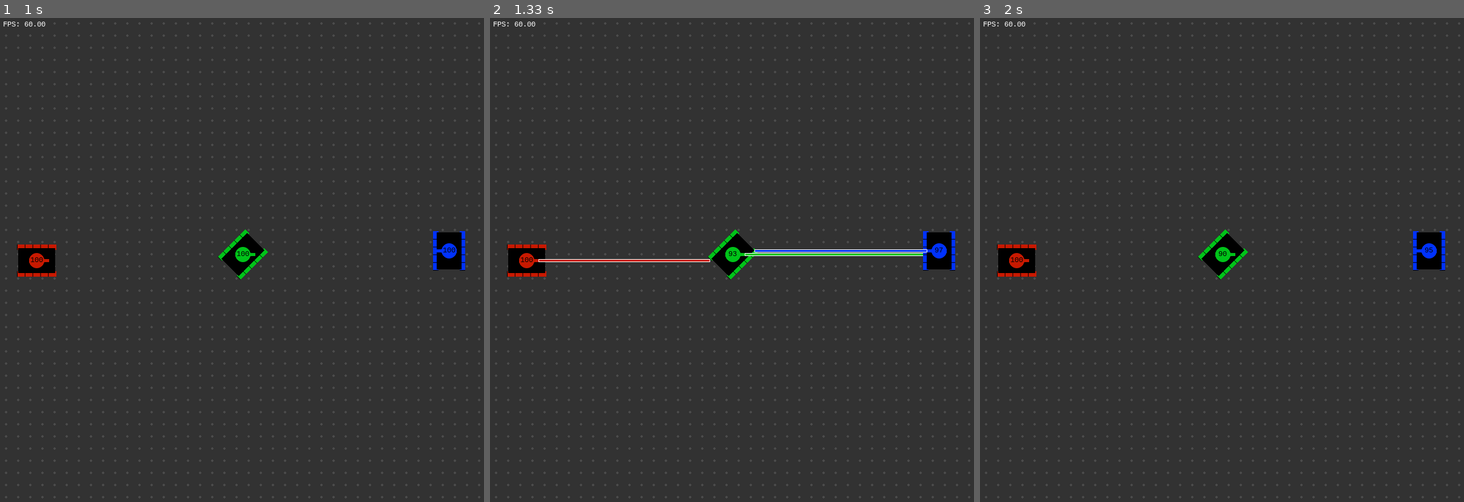
Above: before the commit, frames 1-3 (left to right).
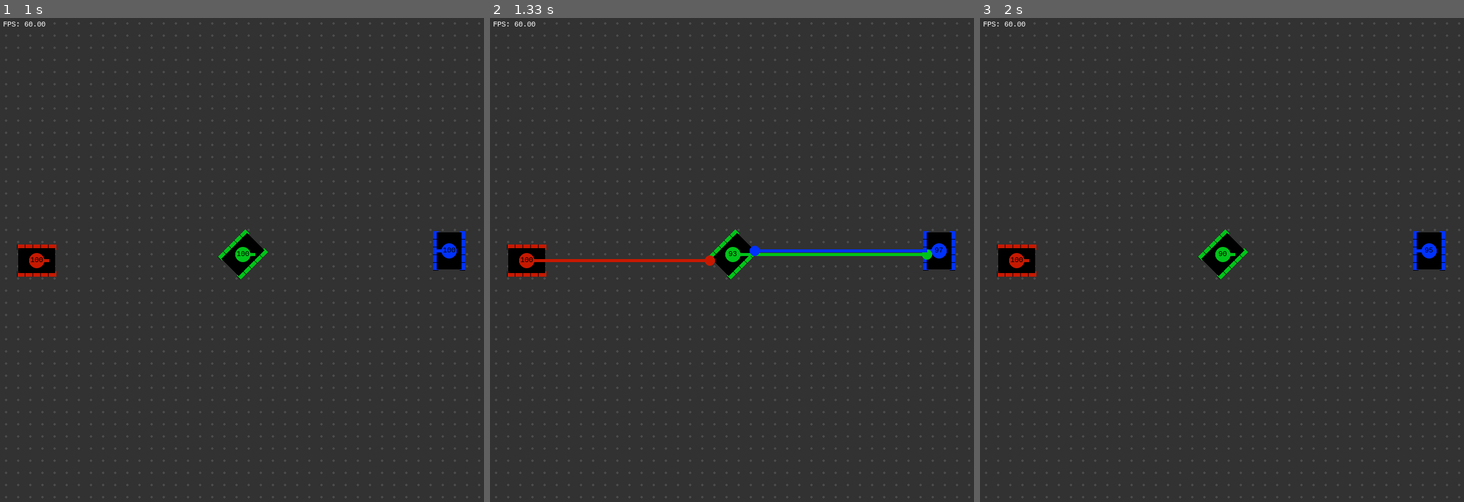
Above: after the commit, the same moments.

Repository: ginop/LaserTanks
Game: pygame game, started from LaserTanks_PyGame.py
The game is run twice, just before and just after one commit, with the same random seed, the same clock (stepped at 60 frames per second) and the same inputs.
Inputs:
- Up to frame 1 (1 s): no input
- Up to frame 2 (1.33 s): no input
- Up to frame 3 (2 s): no input

Frame 1 is identical in both runs. In frame 2, 0.4% of the frame differs, in the area x 10-92%, y 47-52%; in frame 3, nothing differs.

Commit message:
Updated laser drawing
Lasers now draw after all tanks so they show up on top.

Diff:
--- a/LaserTanks_PyGame.py
+++ b/LaserTanks_PyGame.py
@@ -134,7 +134,8 @@
             [T.update(dt, time, P) for T, P in zip(self.tanks, public_info)]
             [T.move(dt) for T in self.tanks]
             self.detect_hits(dt)
-            [T.draw() for T in self.tanks if T.hull > 0]
+            [T.draw() for T in self.tanks]
+            [T.draw_laser() for T in self.tanks]
             actual_fps = clock.get_fps()
             self.text("FPS: {:.2f}".format(actual_fps),
                       (1/4, self.screen_height-1/4), (255, 255, 255))
--- a/Tank.py
+++ b/Tank.py
@@ -105,22 +105,19 @@
         self.game.text("{:.0f}".format(self.hull), self.position,
                        (0, 0, 0), centered=True)
 
+    def draw_laser(self):
         # draw laser if shooting (indicated by time_to_read above reload_time)
-        # TODO: Implement hit checking and update laser drawing accordingly
+        u = np.array([[-1, -1], [1, -1], [1, 1], [-1, 1]])/2
         if self.time_to_ready > self.reload_time:
             laser = (u * [self.laser_length, self.laser_width] +
                      [self.barrel_length + self.laser_length/2, 0])
             laser = rotate(laser, self.orientation[0]+self.orientation[1])
             laser += self.position
-            self.game.polygon(laser, self.color, (255, 255, 255))
-            """
-            self.game.circle(laser[0, :], self.laser_width/2, None, (255, 255, 255))
-            self.game.circle(laser[1, :], self.blast_radius, None, (255, 255, 255))
-            self.game.polygon(laser, None, (255, 255, 255))
-            self.game.circle(laser[0, :], self.laser_width/2, self.color, None)
-            self.game.circle(laser[1, :], self.blast_radius, self.color, None)
-            self.game.polygon(laser, self.color, None)
-            """
+            self.game.polygon(laser, self.color)
+            center = self.barrel_length + self.laser_length
+            a = (self.orientation[0]+self.orientation[1])*pi/180
+            center = [center*np.cos(a), center*np.sin(a)] + self.position
+            self.game.circle(center, self.blast_radius, self.color)
 
     def update(self, dt, t, info):
         self.drive, self.spin, self.shoot = self.control(t, Tank, info)
